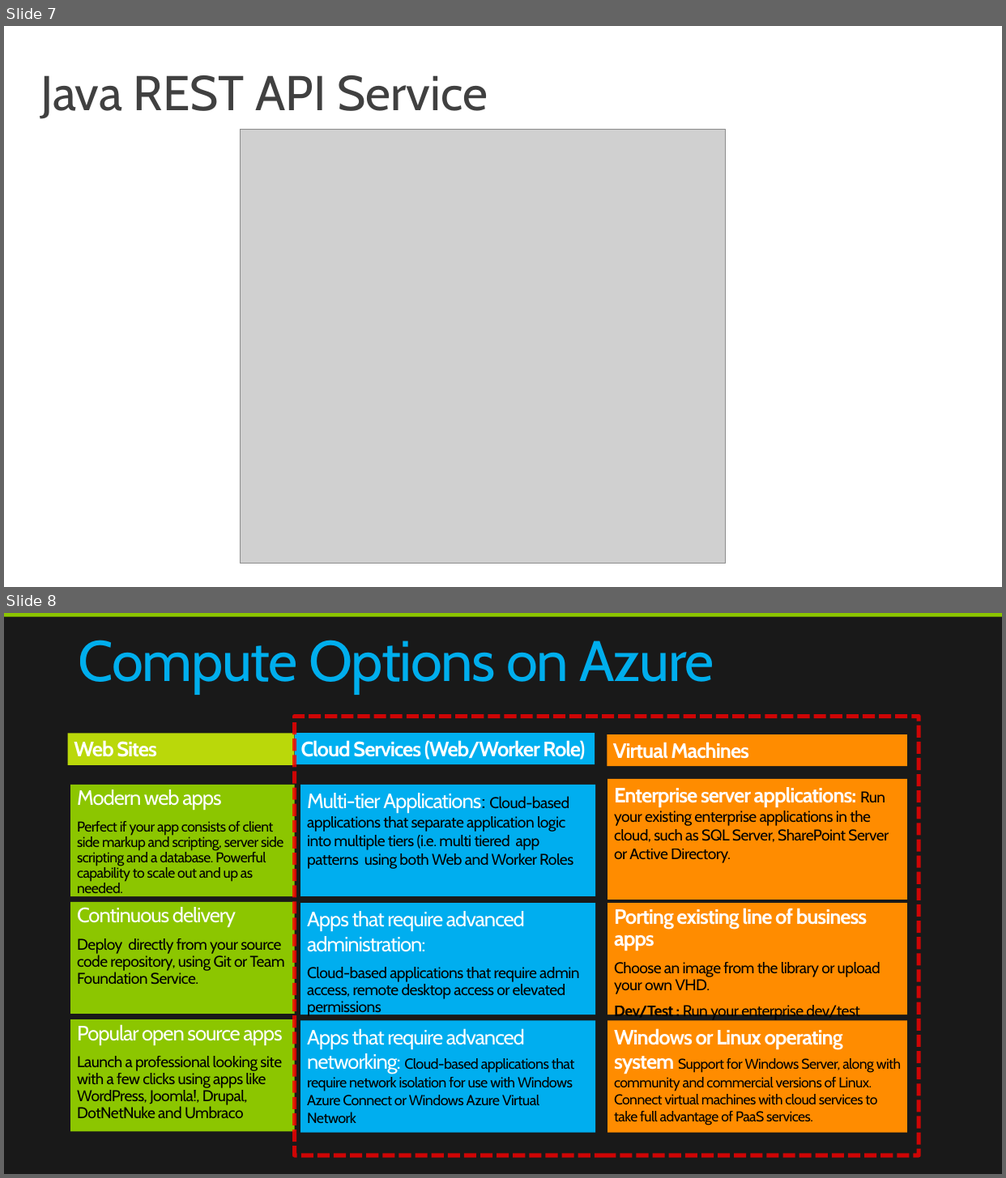
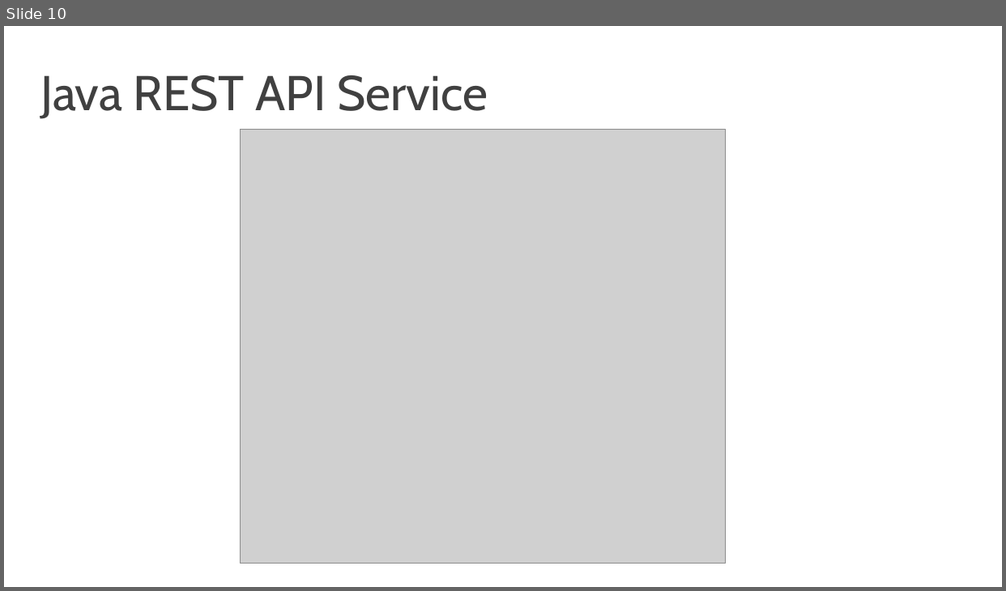
Before and after one commit to codesanook/PageFeedback, a slide deck: Azure Cloud Service Deployment.pptx. Shown one above the other, each under a label of ours: slides 7 and 8 before the commit, slide 10 after it. The pictures are 1006x1178 and 1006x591 pixels, drawn with LibreOffice and Linux fonts; fonts in the diff are those of the drawing; grey boxes stand for pictures; background and template pictures are left out. Boxes give left, top, right and bottom in pixels: in the first picture for what was removed or moved away, otherwise in the second. Text is boxed around its words. In the diff, an @@ line names an element or a change of style, - is before the commit and + after.

```diff
--- a/Azure Cloud Service Deployment.pptx
+++ b/Azure Cloud Service Deployment.pptx
@@ slide 8 removed at (4, 613, 1002, 1174), background #191919 @@
@@ rectangle removed at (4, 613, 1002, 617) @@
@@ title removed at (79, 640, 714, 694) @@
-Compute Options on Azure
@@ rectangle removed at (68, 734, 295, 765) @@
-Web Sites
@@ rectangle removed at (295, 734, 594, 765) @@
-Cloud Services (Web/Worker Role)
@@ rectangle removed at (295, 717, 919, 1156) @@
@@ rectangle removed at (607, 735, 907, 766) @@
-Virtual Machines
@@ rounded rectangle removed at (607, 779, 906, 899) @@
-Enterprise server applications: Run your existing enterprise applications in the cloud, such as SQL Server, SharePoint Server or Active Directory.
@@ rounded rectangle removed at (70, 785, 295, 897) @@
-Modern web apps
-Perfect if your app consists of client side markup and scripting, server side scripting and a database. Powerful capability to scale out and up as needed.
@@ rounded rectangle removed at (300, 785, 595, 897) @@
-Multi-tier Applications: Cloud-based applications that separate application logic into multiple tiers (i.e. multi tiered app patterns using both Web and Worker Roles
@@ rounded rectangle removed at (70, 902, 295, 1014) @@
-Continuous delivery
-Deploy directly from your source code repository, using Git or Team Foundation Service.
@@ rounded rectangle removed at (300, 903, 595, 1015) @@
-Apps that require advanced administration:
-Cloud-based applications that require admin access, remote desktop access or elevated permissions
@@ rounded rectangle removed at (607, 903, 906, 1015) @@
-Porting existing line of business apps
-Choose an image from the library or upload your own VHD.
-Dev/Test : Run your enterprise dev/test environments on Windows Azure
@@ rounded rectangle removed at (70, 1020, 295, 1131) @@
-Popular open source apps
-Launch a professional looking site with a few clicks using apps like WordPress, Joomla!, Drupal, DotNetNuke and Umbraco
@@ rounded rectangle removed at (300, 1021, 595, 1132) @@
-Apps that require advanced networking: Cloud-based applications that require network isolation for use with Windows Azure Connect or Windows Azure Virtual Network
@@ rounded rectangle removed at (607, 1021, 906, 1132) @@
-Windows or Linux operating system Support for Windows Server, along with community and commercial versions of Linux. Connect virtual machines with cloud services to take full advantage of PaaS services.
@@ what was slide 7 is now slide 10 @@
```
Also in this commit, not shown: 7 slides changed, 11 slides added, 9 other slides removed.
